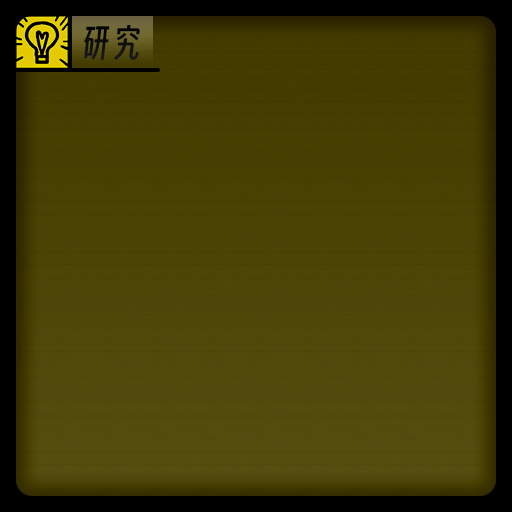
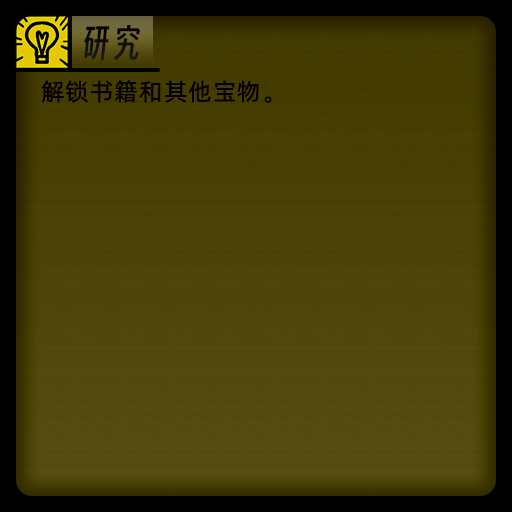
Layers edited between the first and the second 512 x 512 image:
added layer "解锁书籍和其他宝物。" above "图层 1" over [41, 80, 272, 103]
